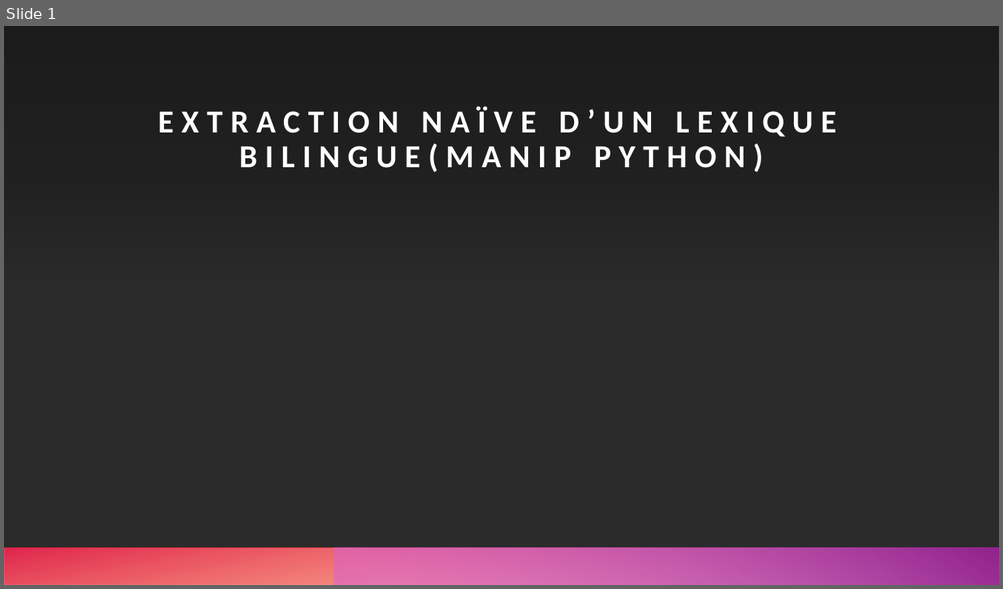
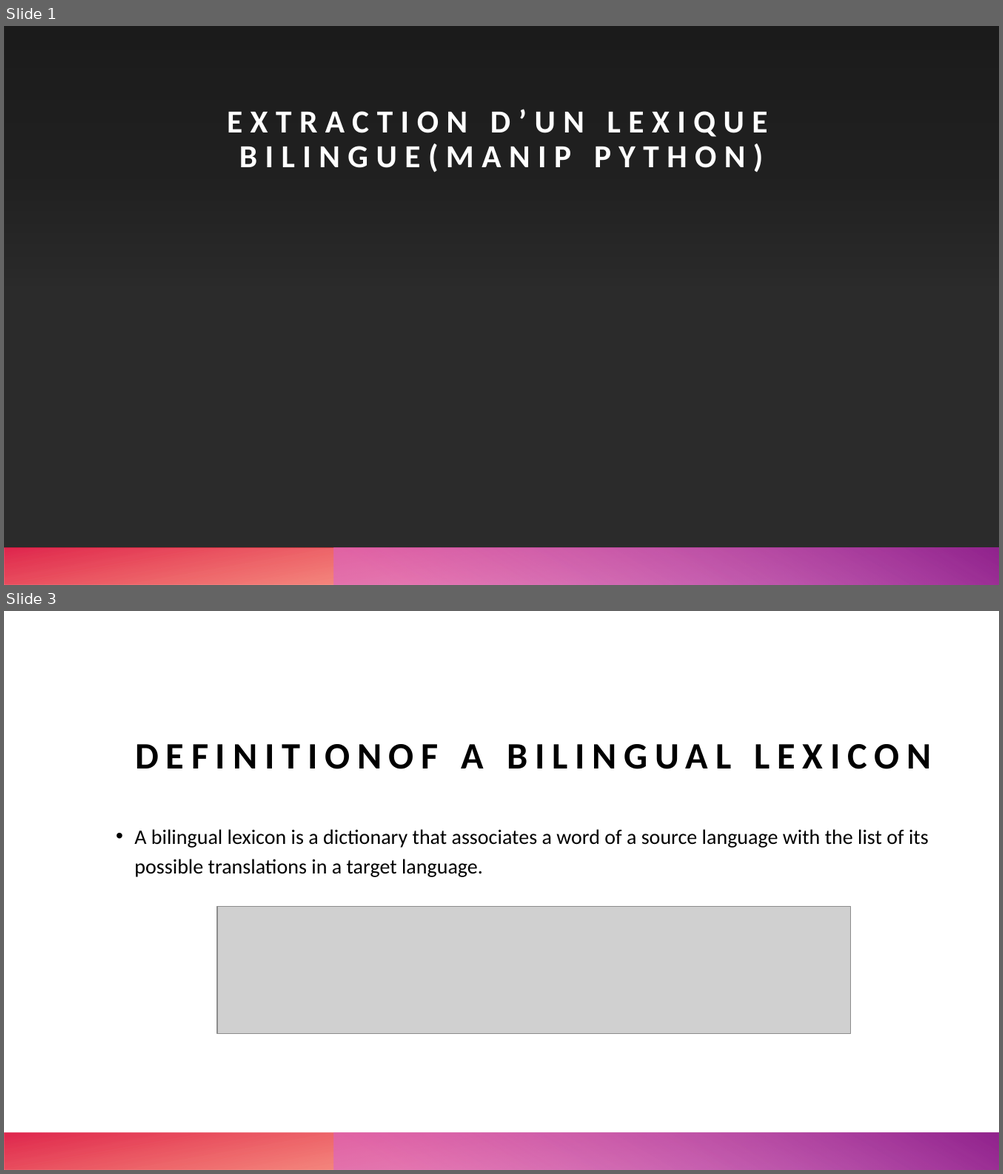
Before and after one commit to armandstrickernlp/NLP_Inalco, a slide deck: slides/S1_cours5.pptx. Shown one above the other, each under a label of ours: slide 1 before the commit, slides 1 and 3 after it; the slides between them are not shown. The pictures are 1003x589 and 1003x1174 pixels, drawn with LibreOffice and Linux fonts; fonts in the diff are those of the drawing; grey boxes stand for pictures; background and template pictures are left out; a plain dark background stands for a picture behind light text. Boxes give left, top, right and bottom in pixels: in the first picture for what was removed or moved away, otherwise in the second. Text is boxed around its words. In the diff, an @@ line names an element or a change of style, - is before the commit and + after.

```diff
--- a/slides/S1_cours5.pptx
+++ b/slides/S1_cours5.pptx
@@ slide 3 added at (4, 611, 999, 1170), background #FFFFFF; not listed: 1 template element that a slide beside it also shows @@
@@ title added at (135, 744, 930, 769), 36 pt, text #000000, bold @@
+DEFINITIONOF A BILINGUAL LEXICON
@@ text added at (134, 829, 928, 877), 20 pt, text #000000 @@
+• A bilingual lexicon is a dictionary that associates a word of a source language with the list of its possible translations in a target language.
@@ picture added at (217, 906, 851, 1034) @@
@@ rectangle added at (4, 1133, 999, 1170), fill gradient #FE4A00 to #DA002F @@
@@ slide 1 changed as well @@
@@ title at (227, 109, 768, 173): text changed @@
-EXTRACTION NAÏVE D’UN LEXIQUE BILINGUE(MANIP PYTHON)
+EXTRACTION D’UN LEXIQUE BILINGUE(MANIP PYTHON)
```
Also in this commit, not shown: 10 other slides added, 1 slide removed.
